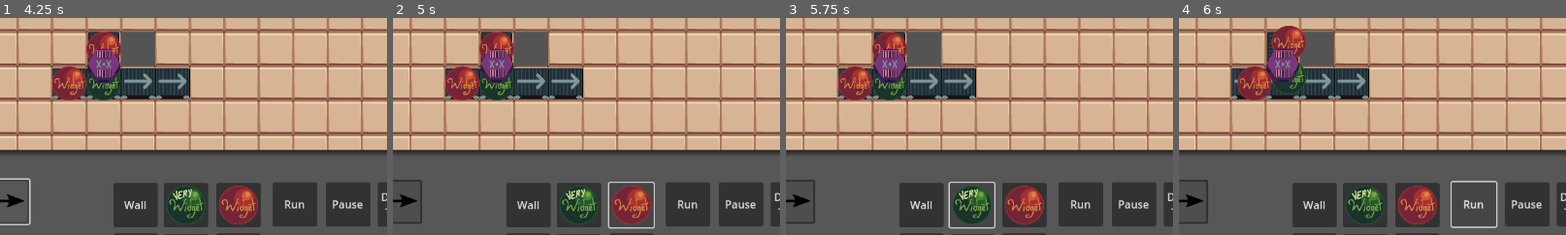
Above: before the commit, frames 1-4 (left to right).
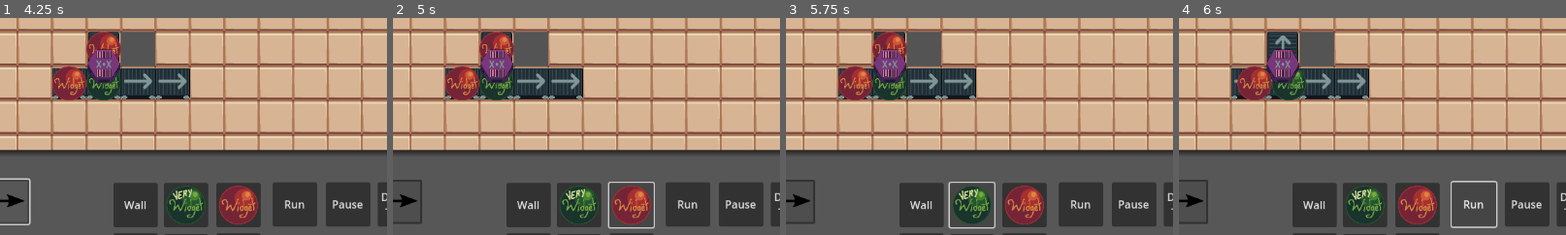
Above: after the commit, the same moments.

Repository: Salanmander/Roguetronics
Game: Godot game, scene res://Menu/main__menu.tscn
The game is run twice, just before and just after one commit, with the same random seed, the same clock (stepped at 60 frames per second) and the same inputs. The engine's default icon, where the game draws it, is replaced by a stand-in: a white triangle on a blue panel in a dark square.
Inputs (mouse positions are % of the whole screen's width and height, from its top left):
- Up to frame 1 (4.25 s): click "Hello" at 0.5 s; click (9, 79) at 1.25 s; click (17, 79) at 2 s; click (26, 79) at 2.75 s; click (34, 79) at 3.5 s
- Up to frame 2 (5 s): click (64, 79) at 4.25 s
- Up to frame 3 (5.75 s): click (57, 79) at 5 s
- Up to frame 4 (6 s): click "Run" at 5.75 s
The pictures show only the part of the screen within x 33-83%, y 36-86%; the shares and areas given below are measured in that part.

Frames 1-3 are identical in both runs. In frame 4, 1.4% of the frame differs, in the area x 23-34%, y 3-38%.
Error after the commit: Invalid call. Nonexistent function 'reparent_custom' in base 'Area2D (Widget)'. (res://Factory/Assembly/assembly.gd:213)

Commit message:
Disconnect blocking signals when reset mobility

Diff:
--- a/Factory/Assembly/assembly.gd
+++ b/Factory/Assembly/assembly.gd
@@ -63,9 +63,9 @@
 	mobility = [[0, 0, 0],
 				[0, 0, 0],
 				[0, 0, 0]]
-	var blockedConnections:Array = blocked.get_connections()
-	#for conn in blockedConnections:
-		#blocked.disconnect(conn.callable)
+	var blocked_connections:Array = blocked.get_connections()
+	for conn in blocked_connections:
+		blocked.disconnect(conn.callable)
 	for widget:Widget in widgets:
 		widget.reset_mobility()
 
@@ -210,8 +210,7 @@
 
 func add_widget_from_other(new_widget:Widget, other:Assembly):
 	var keep_global_transform:bool = true
-	new_widget.reparent(self, keep_global_transform)
-	new_widget.record_parent(self)
+	new_widget.reparent_custom(self, keep_global_transform)
 	new_widget.monitorable = monitorable
 	widgets.append(new_widget)
 	new_widget.nudged.disconnect(other._on_widget_nudged)
